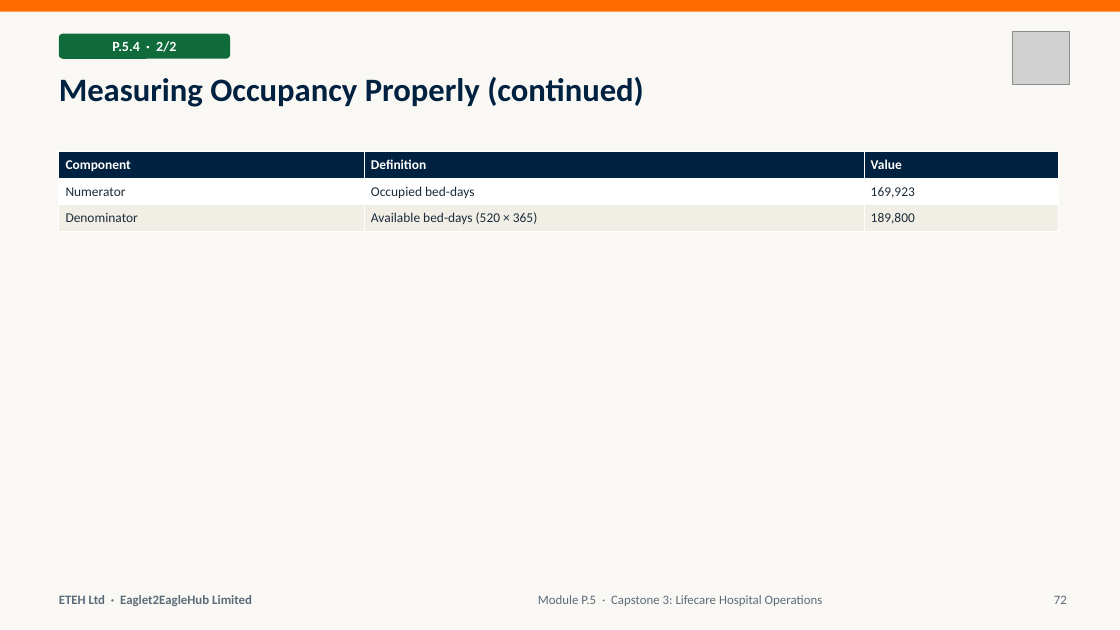
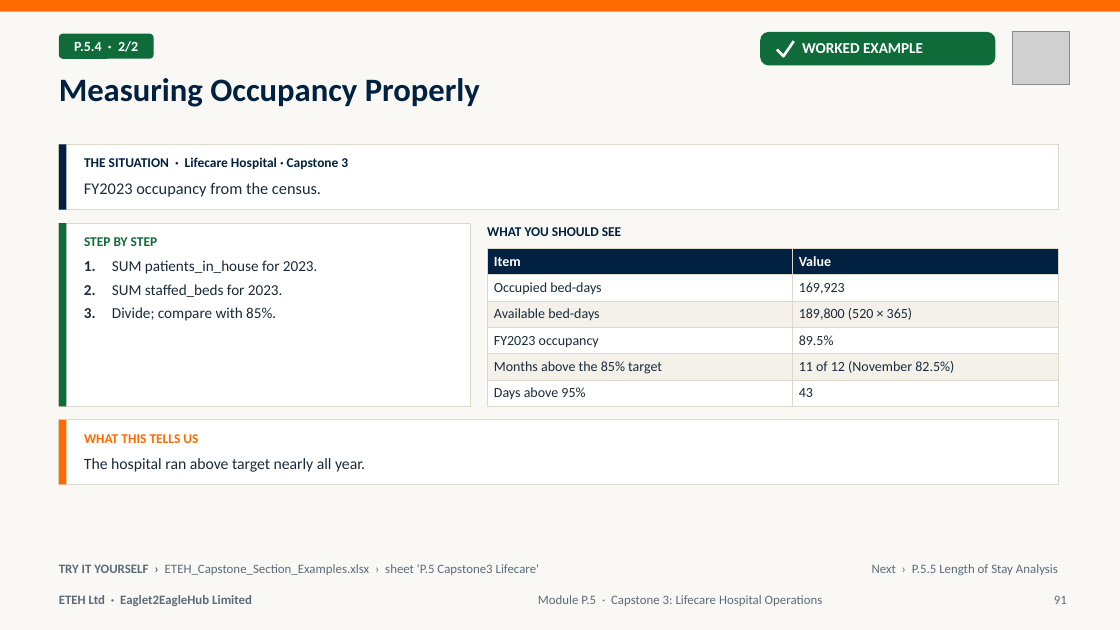
Before and after one commit to MaxiKen/ETEH, a slide deck: slide 91 of ETEH_Bootcamp_Pack/ETEH_Vol5_Capstone_Career_Slides.pptx (slide 72 before the commit). Drawn at 1120x630 pixels with LibreOffice and Linux fonts; fonts in the diff are those of the drawing; grey boxes stand for pictures. Boxes give left, top, right and bottom in pixels: in the first picture for what was removed or moved away, otherwise in the second. Text is boxed around its words. In the diff, an @@ line names an element or a change of style, - is before the commit and + after.

Commit message:
Vol5 v2: all 80 capstone/career topics revised (concept + worked example); capstone workbook text fixes

```diff
--- a/ETEH_Bootcamp_Pack/ETEH_Vol5_Capstone_Career_Slides.pptx
+++ b/ETEH_Bootcamp_Pack/ETEH_Vol5_Capstone_Career_Slides.pptx
@@ text "P.5.4 · 2/2": place and size @@
-text "P.5.4 · 2/2" at bbox=[112, 41, 176, 52]
+text "P.5.4 · 2/2" at bbox=[74, 41, 138, 52]
@@ rounded rectangle: place and size @@
-rounded rectangle at bbox=[59, 34, 230, 59]
+rounded rectangle at bbox=[59, 34, 154, 59]
@@ rounded rectangle added at bbox=[760, 32, 996, 66], fill #0F6B3A @@
@@ freeform shape added at bbox=[777, 41, 794, 56], outline #FFFFFF 2.25 pt @@
@@ text added at bbox=[802, 43, 923, 53], 13 pt, text #FFFFFF, bold @@
+WORKED EXAMPLE
@@ title at bbox=[59, 78, 480, 107]: text changed @@
-Measuring Occupancy Properly (continued)
+Measuring Occupancy Properly
@@ rectangle added at bbox=[59, 145, 1059, 210], fill #FFFFFF, outline #DDD8CC 0.75 pt @@
@@ rectangle added at bbox=[59, 145, 66, 210], fill #00213F @@
@@ table removed at bbox=[59, 151, 1059, 232], 3 rows, 3 columns @@
-Component | Definition | Value
-Numerator | Occupied bed-days | 169,923
-Denominator | Available bed-days (520 × 365) | 189,800
@@ text added at bbox=[84, 157, 348, 169], 11.5 pt, text #00213F, bold @@
+THE SITUATION · Lifecare Hospital · Capstone 3
@@ text added at bbox=[84, 182, 321, 197], 14 pt, text #1B2B3A @@
+FY2023 occupancy from the census.
@@ rectangle added at bbox=[59, 223, 471, 407], fill #FFFFFF, outline #DDD8CC 0.75 pt @@
@@ rectangle added at bbox=[59, 223, 66, 407], fill #0F6B3A @@
@@ text added at bbox=[84, 237, 158, 246], 11.5 pt, text #0F6B3A, bold @@
+STEP BY STEP
@@ text added at bbox=[487, 227, 621, 236], 11.5 pt, text #00213F, bold @@
+WHAT YOU SHOULD SEE
@@ text added at bbox=[84, 260, 318, 321], 13 pt, text #1B2B3A @@
+1. SUM patients_in_house for 2023.
+2. SUM staffed_beds for 2023.
+3. Divide; compare with 85%.
@@ table added at bbox=[487, 249, 1059, 407], 6 rows, 2 columns @@
+Item | Value
+Occupied bed-days | 169,923
+Available bed-days | 189,800 (520 × 365)
+FY2023 occupancy | 89.5%
+Months above the 85% target | 11 of 12 (November 82.5%)
+Days above 95% | 43
@@ rectangle added at bbox=[59, 420, 1059, 485], fill #FFFFFF, outline #DDD8CC 0.75 pt @@
@@ rectangle added at bbox=[59, 420, 66, 485], fill #FF6B00 @@
@@ text added at bbox=[84, 434, 198, 443], 11.5 pt, text #FF6B00, bold @@
+WHAT THIS TELLS US
@@ text added at bbox=[84, 458, 365, 472], 13.5 pt, text #1B2B3A @@
+The hospital ran above target nearly all year.
@@ text added at bbox=[59, 564, 539, 575], 11 pt, text #5B6B7A @@
+TRY IT YOURSELF › ETEH_Capstone_Section_Examples.xlsx › sheet 'P.5 Capstone3 Lifecare'
@@ text added at bbox=[872, 564, 1058, 575], 11 pt, text #5B6B7A @@
+Next › P.5.5 Length of Stay Analysis
@@ text at bbox=[1054, 595, 1067, 604]: text changed @@
-72
+91
```
Also in this commit, not shown: 15 other slides changed, 156 slides added, 107 slides removed, 14 other files.
